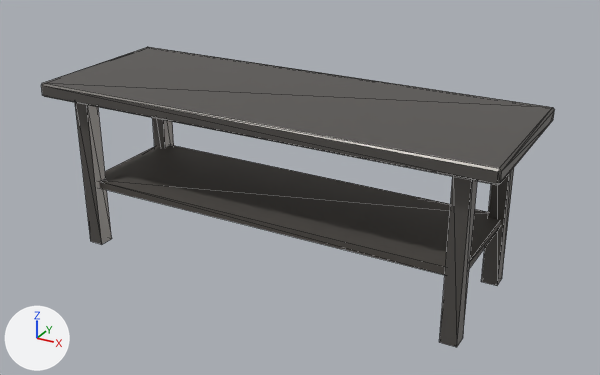
What one commit did to the glTF model assets/verse/generated/chamber/slab_table.glb.
One viewpoint serves both versions: a 50 mm camera at (1.91, -3.33, 2.09) aimed at (0.09, -0.02, 0.43). Arrows for +X, +Y and +Z are at lower left; the lights stay in place. The first picture is the older version. Mesh edges are drawn as thin lines. Vertices at exactly the same position are counted once.

The scene before the commit, as lines of its bpy script (objects in view):
```python
me_slab_table = bpy.data.meshes.new('slab_table')
me_slab_table.from_pydata(...)  # 64 vertices, 104 faces; spans x -1.17..1.17, y -0.43..0.43, z 0.0..0.9
# faces by material slot: [92, 12]
me_slab_table.materials.append(mat_table_iron)  # dark grey #6c6965
me_slab_table.materials.append(mat_table_shelf)  # dark grey #595550
ob_slab_table = bpy.data.objects.new('slab_table', me_slab_table)
ob_slab_table.location = (0.0, 0.0, 0.0)
```
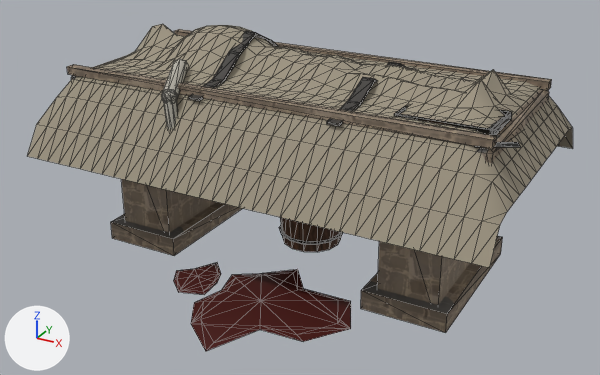
Changed parts and their boxes [x1, y1, x2, y2] in the pictures (600 x 375 px; the box of a moved part takes in the faces that stretch with it):
'slab_table', reshaped, recoloured (6% wider, 9% taller): before [41, 47, 554, 347]; after [27, 24, 573, 351]
part 1 of me_slab_table, added: after [162, 90, 177, 102]
part 2 of me_slab_table, moved or reshaped (mostly hidden afterwards): before [41, 47, 554, 185]; after [71, 56, 549, 163]
part 3 of me_slab_table, added: after [67, 64, 497, 149]
part 4 of me_slab_table, added: after [174, 29, 552, 90]
part 5 of me_slab_table, added (brown): after [121, 179, 216, 233]
part 6 of me_slab_table, added (brown): after [377, 241, 470, 305]
part 7 of me_slab_table, added: after [395, 114, 493, 135]
part 8 of me_slab_table, added (mostly hidden): after [394, 106, 408, 116]
part 9 of me_slab_table, added: after [491, 112, 512, 136]
part 10 of me_slab_table, moved or reshaped (not visible afterwards): before [99, 145, 501, 275]
part 11 of me_slab_table, moved or reshaped (not visible afterwards): before [481, 168, 514, 286]
part 12 of me_slab_table, moved or reshaped (not visible afterwards): before [152, 118, 174, 147]
part 13 of me_slab_table, added: after [474, 142, 521, 147]
part 14 of me_slab_table, built on: before [75, 103, 477, 347]; after [27, 24, 573, 351]

What changed in the scene script:
```text
Add mat_wood_dark:
    mat_wood_dark = bpy.data.materials.new('Wood_Dark')
    # colours: light grey #c4bcb8
    # uses the picture img_t_lab_wooddark
Add mat_shroud:
    mat_shroud = bpy.data.materials.new('Shroud')
    # colours: white #e5e3df
    # uses the picture img_t_lab_linen
Add mat_stone_trim:
    mat_stone_trim = bpy.data.materials.new('Stone_Trim')
    # colours: light grey #d4cec8
    # uses the picture img_t_rocktrim_basecolor
Change me_slab_table:
    remove me_slab_table.from_pydata(...)  # 64 vertices, 104 faces; spans x -1.17..1.17, y -0.43..0.43, z 0.0..0.9
    remove me_slab_table.materials.append(mat_table_iron)  # dark grey #6c6965
    remove me_slab_table.materials.append(mat_table_shelf)  # dark grey #595550
    add me_slab_table.from_pydata(...)  # 1264 vertices, 2242 faces; spans x -1.2..1.2, y -0.89..0.89, z 0.0..1.14
    me_slab_table part 1: a new loose piece, a UV sphere (8 segments, 5 rings, poles along z) spanning x -0.456..-0.384, y -0.396..-0.324, z 0.882..0.958, in mat_body_flesh (grey #b5b1a6)
    me_slab_table part 2: the loose piece of 24 vertices spanning x -1.17..1.17, y -0.43..0.43, z 0.82..0.9 is scaled about its middle by (0.93, 1.09, 2), then moved by (0.0, 0.17, -0.01), in mat_stone_trim
    me_slab_table part 3: a new loose piece, a box spanning x -1.1..1.1, y -0.305..-0.255, z 0.92..0.96, in mat_stone_trim
    me_slab_table part 4: a new loose piece, a box spanning x -1.1..1.1, y 0.595..0.645, z 0.92..0.96, in mat_stone_trim
    me_slab_table part 5: a new loose piece, a box spanning x -0.9..-0.6, y -0.21..0.54, z 0.0..0.78, in mat_stone_trim
    me_slab_table part 6: a new loose piece, a box spanning x 0.6..0.9, y -0.21..0.54, z 0.0..0.78, in mat_stone_trim
    me_slab_table part 7: a new loose piece, a box spanning x 0.64..1.06, y -0.188..-0.173, z 0.925..0.955, in mat_iron (picture img_t_lab_iron)
    me_slab_table part 8: a new loose piece, a box spanning x 0.632..0.647, y -0.18..0.08, z 0.925..0.955, in mat_iron (picture img_t_lab_iron)
    me_slab_table part 9: a new loose piece, a box spanning x 1.052..1.067, y -0.18..0.08, z 0.925..0.955, in mat_iron (picture img_t_lab_iron)
    me_slab_table part 10: the loose piece of 8 vertices spanning x -1.02..1.02, y -0.31..0.31, z 0.32..0.36 is scaled about its middle by (0.00574, 0.19, 0.075), then moved by (0.7, -0.08, 0.6), in mat_iron (picture img_t_lab_iron)
    me_slab_table part 11: the loose piece of 8 vertices spanning x 0.96..1.04, y 0.26..0.34, z 0.0..0.82 is scaled about its middle by (0.147, 1.47, 0.00366), then moved by (-0.22, -0.38, 0.53), in mat_iron (picture img_t_lab_iron)
    me_slab_table part 12: the loose piece of 8 vertices spanning x -1.04..-0.96, y 0.26..0.34, z 0.0..0.82 is scaled about its middle by (0.147, 1.47, 0.00366), then moved by (1.86, -0.38, 0.53), in mat_iron (picture img_t_lab_iron)
    me_slab_table part 13: the loose piece of 8 vertices spanning x -1.02..1.02, y -0.31..0.31, z 0.32..0.36 is copied, and the copy is turned 28.6 degrees about the z axis through its middle and scaled by 0.0872, then moved by (1.1, -0.25, 0.58), in mat_iron (picture img_t_lab_iron); it spans x 1.01..1.19, y -0.32..-0.19, z 0.92
    me_slab_table part 14: 14 vertices removed from x -1.04..1.04, y -0.34..-0.26, z 0.0..0.82; 1002 vertices added at x -1.2..1.2, y -0.89..0.89, z 0.0..1.14
    other edits to the shape of me_slab_table do not show in these pictures
    add me_slab_table.materials.append(mat_body_flesh)  # grey #b5b1a6
    add me_slab_table.materials.append(mat_stone_trim)
    add me_slab_table.materials.append(mat_shroud)
    add me_slab_table.materials.append(mat_leather_black)  # dark grey #3f3c38
    add me_slab_table.materials.append(mat_stain)  # dark red #4b1612
    add me_slab_table.materials.append(mat_iron)  # picture img_t_lab_iron
    add me_slab_table.materials.append(mat_wood_dark)
    add me_slab_table.materials.append(mat_wood_oak)  # picture img_t_lab_wood
```
